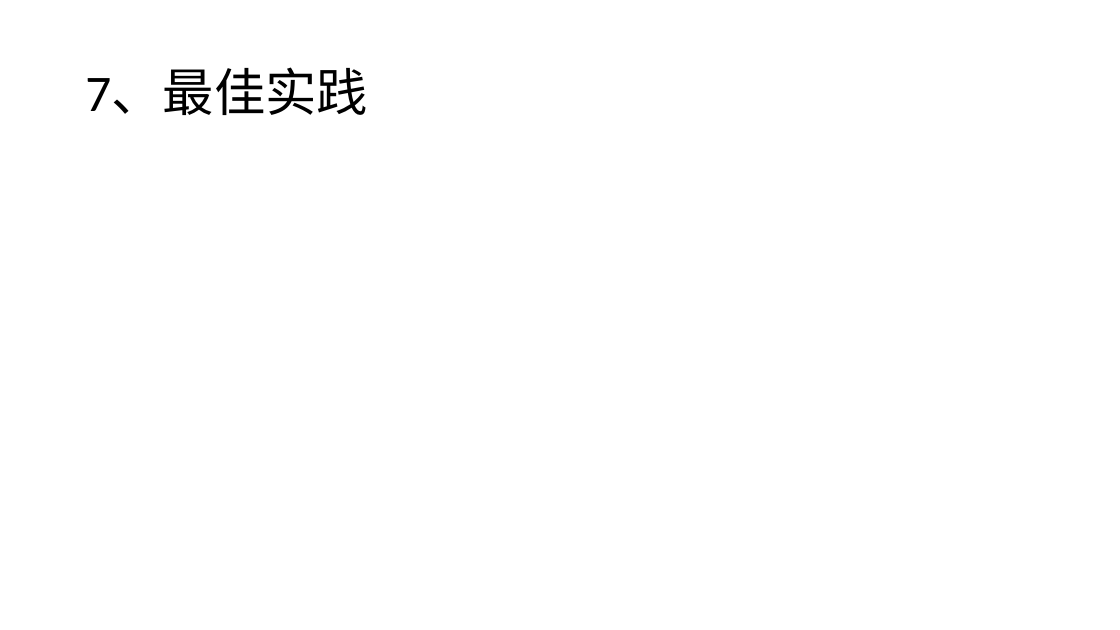
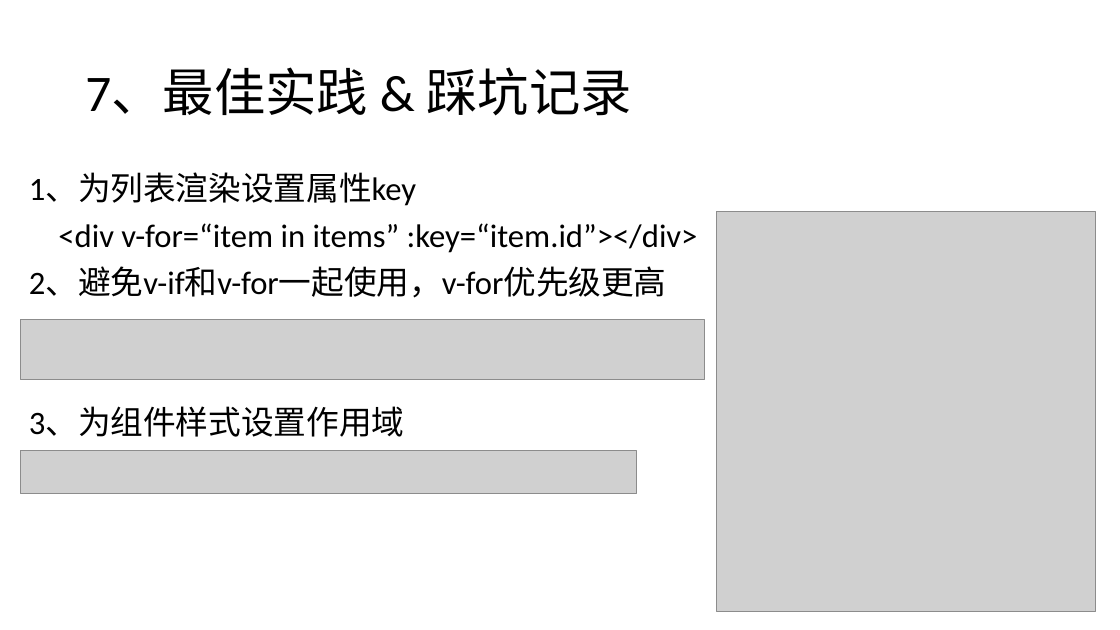
Before and after one commit to liwenxin-jam/vuecli3-starter, a slide deck: slide 32 of doc/vue.pptx (slide 28 before the commit). Drawn at 1120x630 pixels with LibreOffice and Linux fonts; fonts in the diff are those of the drawing; grey boxes stand for pictures. Boxes give left, top, right and bottom in pixels: in the first picture for what was removed or moved away, otherwise in the second. Text is boxed around its words. In the diff, an @@ line names an element or a change of style, - is before the commit and + after.

```diff
--- a/doc/vue.pptx
+++ b/doc/vue.pptx
@@ title at (85,67,631,116): text changed @@
-7、最佳实践
+7、最佳实践 & 踩坑记录
@@ text added at (29,173,698,437), 28 pt, text #000000 @@
+1、为列表渲染设置属性key
+<div v-for=“item in items” :key=“item.id”></div>
+2、避免v-if和v-for一起使用，v-for优先级更高
+3、为组件样式设置作用域
@@ picture added at (717,212,1096,612) @@
@@ picture added at (20,319,704,380) @@
@@ picture added at (20,451,636,494) @@
```
Also in this commit, not shown: 2 other slides changed, 5 slides added, 5 other files.
